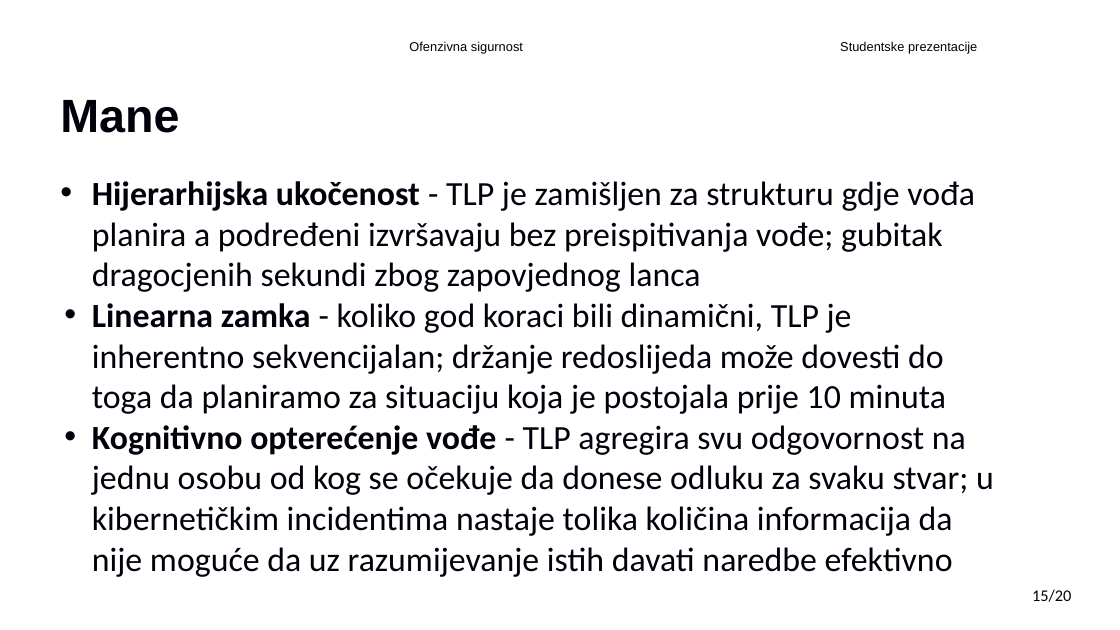
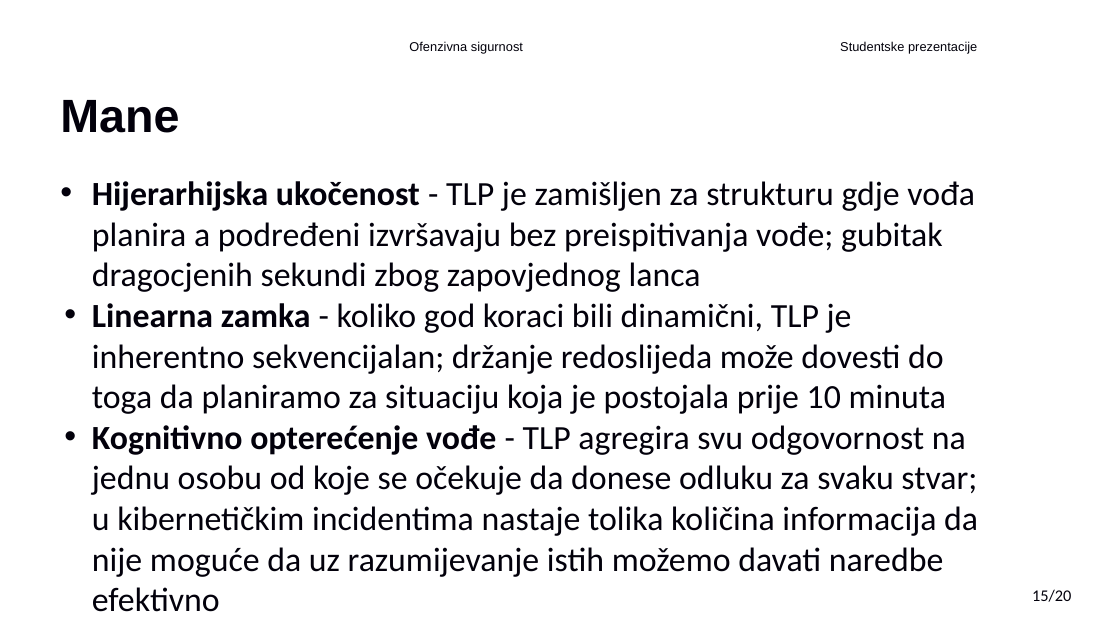
Before and after one commit to Gl1tc6/FER_diplomski, a slide deck: slide 16 of 3semestar/OFESIG/TLP.pptx. Drawn at 1120x630 pixels with LibreOffice and Linux fonts; fonts in the diff are those of the drawing; background and template pictures are left out. Boxes give left, top, right and bottom in pixels: in the first picture for what was removed or moved away, otherwise in the second. Text is boxed around its words. In the diff, an @@ line names an element or a change of style, - is before the commit and + after.

```diff
--- a/3semestar/OFESIG/TLP.pptx
+++ b/3semestar/OFESIG/TLP.pptx
@@ text at bbox=[92, 425, 978, 612]: text changed @@
-• Kognitivno opterećenje vođe - TLP agregira svu odgovornost na jednu osobu od kog se očekuje da donese odluku za svaku stvar; u kibernetičkim incidentima nastaje tolika količina informacija da nije moguće da uz razumijevanje istih davati naredbe efektivno
+• Kognitivno opterećenje vođe - TLP agregira svu odgovornost na jednu osobu od koje se očekuje da donese odluku za svaku stvar; u kibernetičkim incidentima nastaje tolika količina informacija da nije moguće da uz razumijevanje istih možemo davati naredbe efektivno
```
Also in this commit, not shown: 9 other slides changed, 1 slide added, 1 slide removed, 11 other files.
